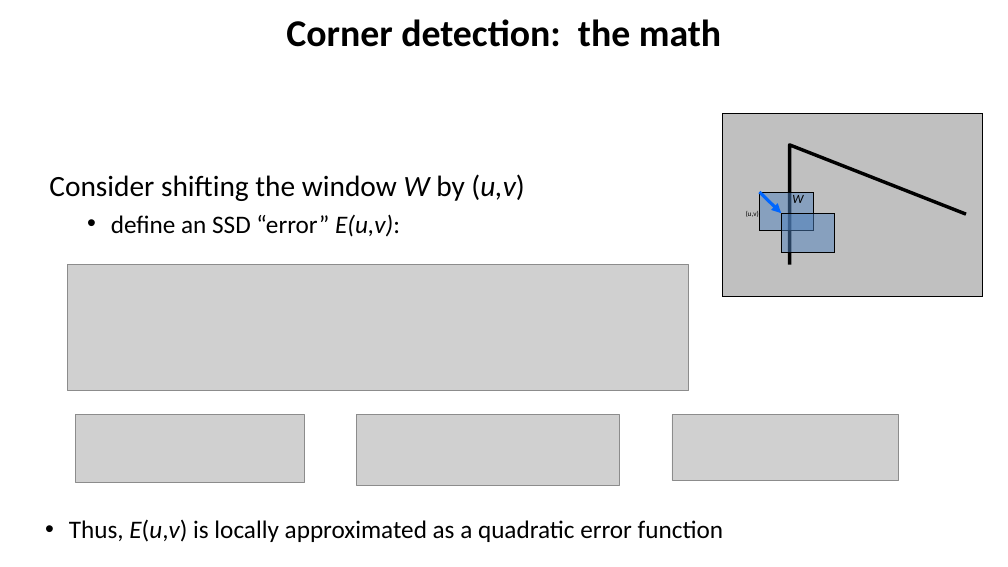
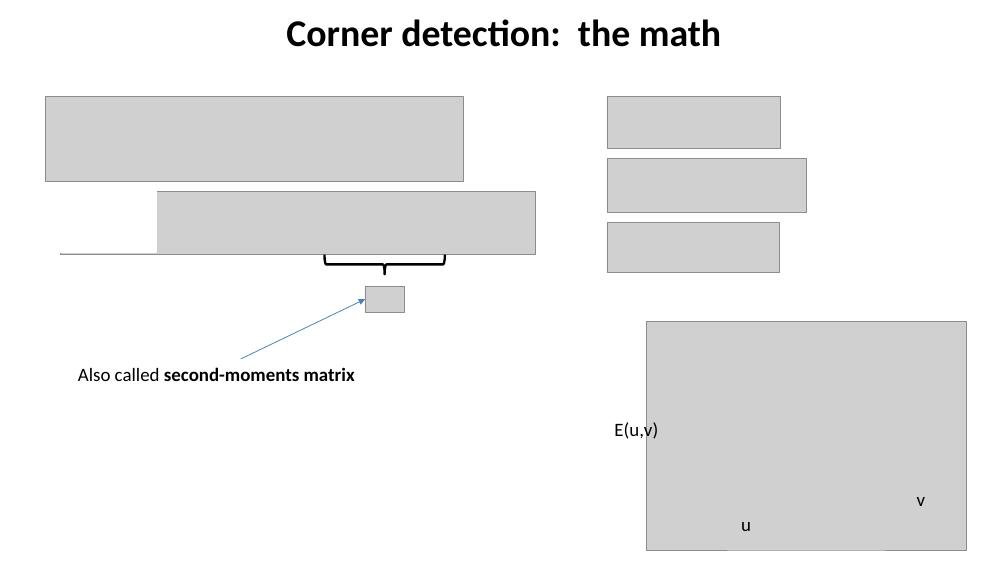
Before and after one commit to YoniChechik/AI_is_Math, a slide deck: slide 14 of c_08_features/features.pptx. Drawn at 1008x567 pixels with LibreOffice and Linux fonts; fonts in the diff are those of the drawing; grey boxes stand for pictures. Boxes give left, top, right and bottom in pixels: in the first picture for what was removed or moved away, otherwise in the second. Text is boxed around its words. In the diff, an @@ line names an element or a change of style, - is before the commit and + after.

Commit message:
wip

```diff
--- a/c_08_features/features.pptx
+++ b/c_08_features/features.pptx
@@ picture: place and size @@
-picture at (67, 264, 689, 390)
+picture at (46, 97, 464, 181)
@@ picture: place and size @@
-picture at (76, 414, 304, 482)
+picture at (607, 97, 780, 148)
@@ rectangle removed at (723, 113, 983, 296) @@
@@ freeform shape removed at (789, 145, 966, 265) @@
@@ text removed at (49, 174, 524, 237) @@
-Consider shifting the window W by (u,v)
-  • define an SSD “error” E(u,v):
@@ picture: place and size @@
-picture at (357, 414, 620, 485)
+picture at (607, 159, 807, 212)
@@ rectangle added at (39, 191, 157, 253), fill #FFFFFF, outline #FFFFFF 2 pt @@
@@ picture added at (60, 191, 535, 254) @@
@@ rectangle removed at (760, 192, 814, 231) @@
@@ arrow removed from (760, 192) to (781, 213) @@
@@ text removed at (792, 195, 803, 203) @@
-W
@@ picture: place and size @@
-picture at (672, 414, 899, 480)
+picture at (607, 222, 780, 272)
@@ rectangle removed at (781, 213, 835, 252) @@
@@ left brace added at (325, 254, 445, 274), outline #000000 2.25 pt @@
@@ arrow added from (241, 359) to (365, 299), #4B7EBC 0.75 pt @@
@@ picture added at (365, 286, 405, 312) @@
@@ picture added at (647, 321, 966, 551) @@
@@ text added at (78, 367, 355, 381), 18 pt, text #000000, bold @@
+Also called second-moments matrix
@@ text at (614, 421, 658, 442): text changed; size 12 to 18 pt @@
-(u,v)
+E(u,v)
@@ text added at (917, 497, 926, 506), 18 pt, text #000000 @@
+v
@@ text removed at (69, 519, 723, 542) @@
-  • Thus, E(u,v) is locally approximated as a quadratic error function
@@ text added at (741, 522, 751, 531), 18 pt, text #000000 @@
+u
```
Also in this commit, not shown: 3 other slides changed, 2 slides added, 1 slide removed.
